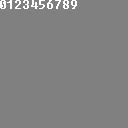
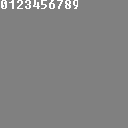
Layer changes from the first 128 × 128 image to the second:
painted on "0123456789" over box(0, 0, 78, 9)
